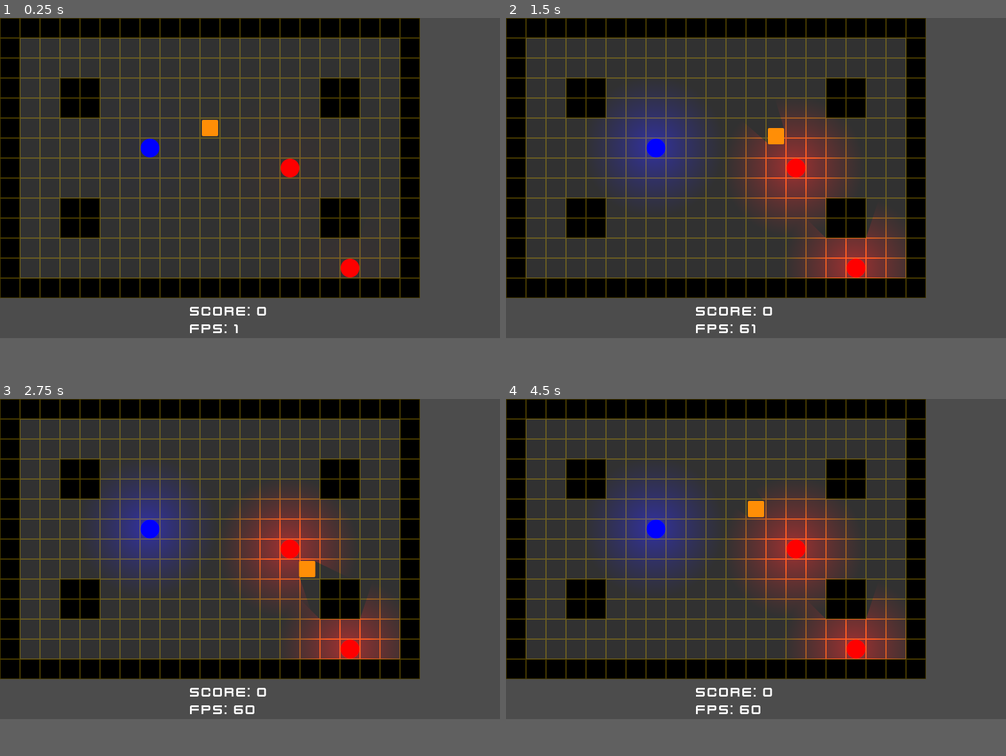
Above: before the commit, frames 1-4 (two rows, left to right).
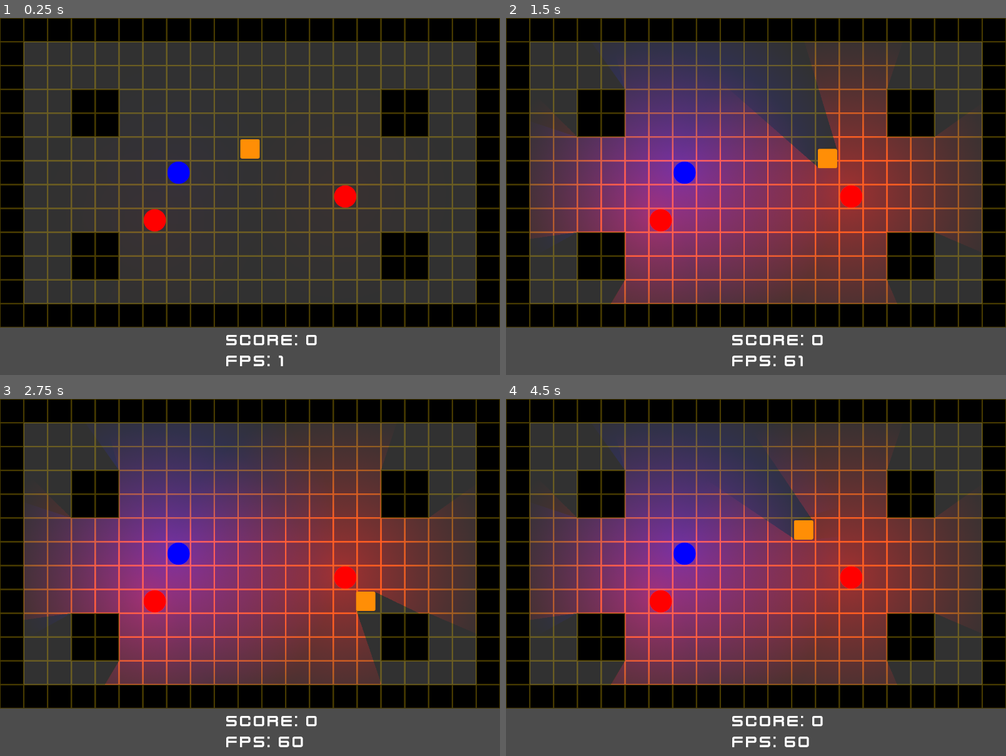
Above: after the commit, the same moments.

Repository: Niederb/njamnjam
Game: Godot game, scene res://scenes/LevelTemplate.tscn
Same seed, same stepped clock (60 frames per second), same inputs: the game is played once before the commit and once after it.
Inputs:
- Up to frame 1 (0.25 s): no input
- Up to frame 2 (1.5 s): hold Right (right) 0.53-1.28 s; hold Down (down) from 1.28 s (still down)
- Up to frame 3 (2.75 s): release Down (down) at 2.03 s; hold Right (right) from 2.03 s (still down)
- Up to frame 4 (4.5 s): release Right (right) at 2.78 s; hold Up (up) 2.78-3.53 s; hold Left (left) from 3.53 s (still down)
In our replay, the window is 800x512 before the commit and 800x571 after it. These sizes can differ from the game's own. Grey fills any space a smaller window leaves; there, only what the larger window draws over its background counts as a difference.

The runs differ from the first frame. In frame 1, 47% of the frame differs, in the area x 0-100%, y 0-98%; in frame 2, 70%; in frame 3, 71%; in frame 4, 71%.

Commit message:
Change tile resolution

Diff:
--- a/project.godot
+++ b/project.godot
@@ -25,8 +25,8 @@
 
 [display]
 
-window/size/width=1600
-window/size/height=1024
+window/size/width=1344
+window/size/height=960
 window/vsync/use_vsync=false
 window/stretch/aspect="keep"
 
--- a/scenes/Block.tscn
+++ b/scenes/Block.tscn
@@ -26,5 +26,4 @@
 
 [node name="Light" type="Light2D" parent="."]
 texture = ExtResource( 3 )
-texture_scale = 0.5
 energy = 1.5
--- a/scenes/Goodie.tscn
+++ b/scenes/Goodie.tscn
@@ -19,7 +19,7 @@
 "times": PoolRealArray( 0, 1 ),
 "transitions": PoolRealArray( 1, 1 ),
 "update": 0,
-"values": [ 0.5, 0.5 ]
+"values": [ 0.5, 1.0 ]
 }
 tracks/1/type = "value"
 tracks/1/path = NodePath("Light:energy")
@@ -47,7 +47,7 @@
 
 [node name="Light" type="Light2D" parent="."]
 texture = ExtResource( 3 )
-texture_scale = 0.01
+texture_scale = 0.5
 energy = 0.01
 shadow_enabled = true
 
--- a/scenes/LevelTemplate.tscn
+++ b/scenes/LevelTemplate.tscn
@@ -80,20 +80,17 @@
 tile_set = SubResource( 4 )
 cell_quadrant_size = 32
 format = 1
-tile_data = PoolIntArray( 0, 0, 0, 1, 0, 0, 2, 0, 0, 3, 0, 0 …(3361 unchanged characters)…  0, 720916, 0, 0, 786432, 0, 0, 786433, 3, 0, 786434, 3, 0, 786435, 3, 0, 786436, 3, 0, 786437, 3, 0, 786438, 3, 0, 786439, 3, 0, 786440, 3, 0, 786441, 3, 0, 786442, 3, 0, 786443, 3, 0, 786444, 3, 0, 786445, 3, 0, 786446, 3, 0, 786447, 3, 0, 786448, 3, 0, 786449, 3, 0, 786450, 3, 0, 786451, 3, 0, 786452, 0, 0, 851968, 0, 0, 851969, 0, 0, 851970, 0, 0, 851971, 0, 0, 851972, 0, 0, 851973, 0, 0, 851974, 0, 0, 851975, 0, 0, 851976, 0, 0, 851977, 0, 0, 851978, 0, 0, 851979, 0, 0, 851980, 0, 0, 851981, 0, 0, 851982, 0, 0, 851983, 0, 0, 851984, 0, 0, 851985, 0, 0, 851986, 0, 0, 851987, 0, 0, 851988, 0, 0 )
+tile_data = PoolIntArray( 0, 0, 0, 1, 0, 0, 2, 0, 0, 3, 0, 0 …(3361 unchanged characters)…  0, 720916, 0, 0, 786432, 0, 0, 786433, 0, 0, 786434, 0, 0, 786435, 0, 0, 786436, 0, 0, 786437, 0, 0, 786438, 0, 0, 786439, 0, 0, 786440, 0, 0, 786441, 0, 0, 786442, 0, 0, 786443, 0, 0, 786444, 0, 0, 786445, 0, 0, 786446, 0, 0, 786447, 0, 0, 786448, 0, 0, 786449, 0, 0, 786450, 0, 0, 786451, 0, 0, 786452, 0, 0 )
 
-[node name="Player" parent="." instance=ExtResource( 3 )]
-position = Vector2( 672, 352 )
-
-[node name="Goodies" type="Node" parent="."]
+[node name="Goodies" type="Node2D" parent="."]
 script = ExtResource( 8 )
 
 [node name="GUI" parent="." instance=ExtResource( 6 )]
 anchor_top = 1.0
 margin_left = 608.0
-margin_top = 912.0
+margin_top = 840.0
 margin_right = 608.0
-margin_bottom = 912.0
+margin_bottom = 840.0
 
 [node name="AudioStreamPlayer" type="AudioStreamPlayer" parent="."]
 stream = ExtResource( 4 )
@@ -104,3 +101,6 @@
 pitch_scale = 2.0
 
 [node name="Blocks" type="Node" parent="."]
+
+[node name="Player" parent="." instance=ExtResource( 3 )]
+position = Vector2( 672, 352 )
